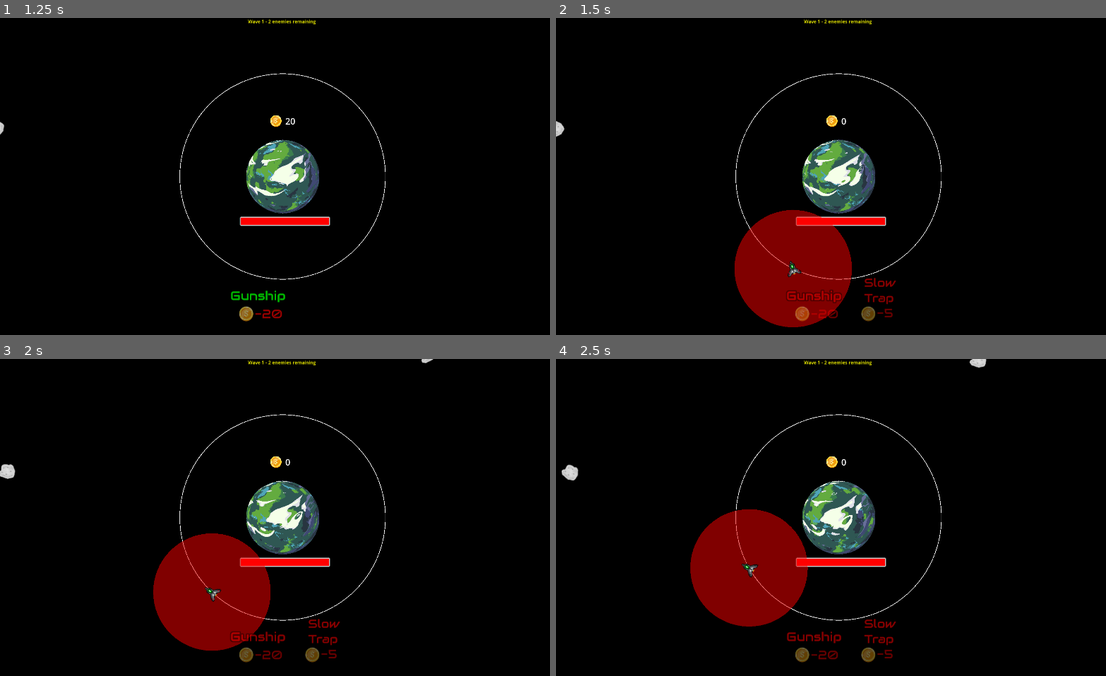
Above: before the commit, frames 1-4 (two rows, left to right).
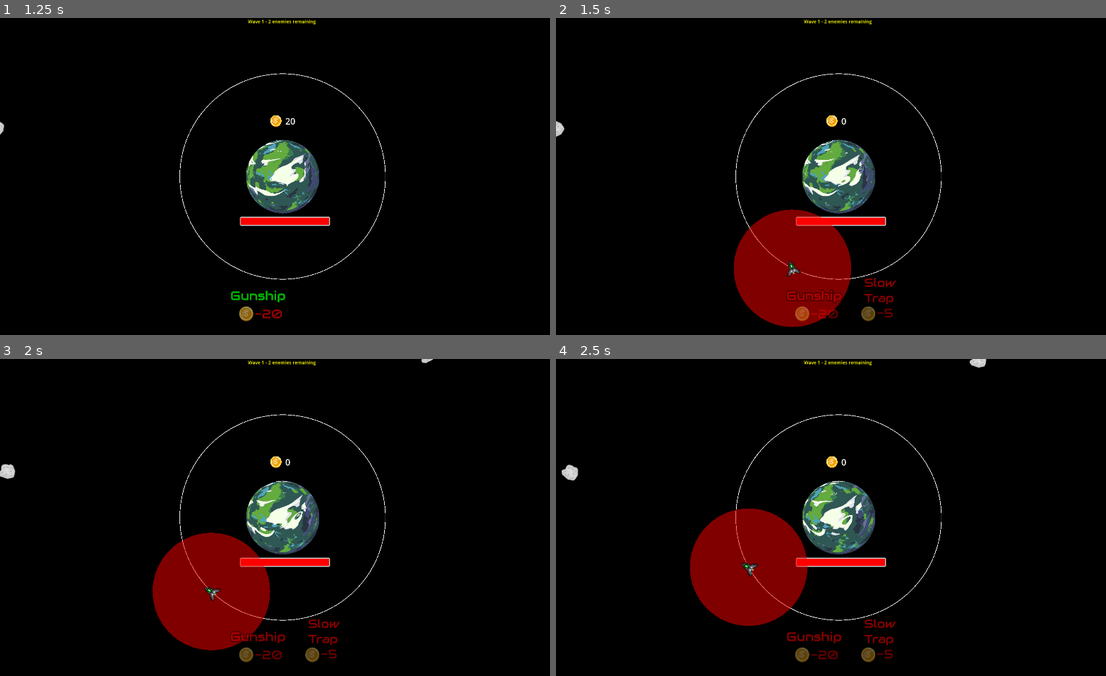
Above: after the commit, the same moments.

Repository: DBordeleau/gmtk-jam-2025
Game: Godot game, scene res://game/scenes/test_scene.tscn
Same seed, same stepped clock (60 frames per second), same inputs: the game is played once before the commit and once after it. The project has no main scene, so this scene is started directly.
Inputs (mouse positions are in pixels of both pictures, inside the frame that each line leads up to):
- Up to frame 1 (1.25 s): click (258, 306) at 0.5 s
- Up to frame 2 (1.5 s): move the mouse to (809, 239) at 1.27 s; click (809, 239) at 1.42 s
- Up to frame 3 (2 s): no input
- Up to frame 4 (2.5 s): move the mouse to (1007, 565) at 2.02 s; click (1007, 565) at 2.17 s

Frame 1 is identical in both runs. In frame 2, 0.2% of the frame differs, in the area x 32-54%, y 60-98%; in frame 3, 0.2%; in frame 4, 0.2%, in the area x 24-46%, y 47-85%.

Commit message:
CHANGED:
game_manager.gd

mouse_pos is retrieved via camera.get_global_mouse_position() instead of viewport.get_mouse_position()

This prevents structure placement from getting offset when the camera zooms out

Diff:
--- a/game/game_manager.gd
+++ b/game/game_manager.gd
@@ -84,7 +84,7 @@
 			print("Not enough currency to place structure!")
 			return
 
-		var mouse_pos = get_viewport().get_mouse_position()
+		var mouse_pos = camera.get_global_mouse_position()
 		var snapped_pos: Vector2
 		var is_orbital := false
 		var orbit_idx := 0
